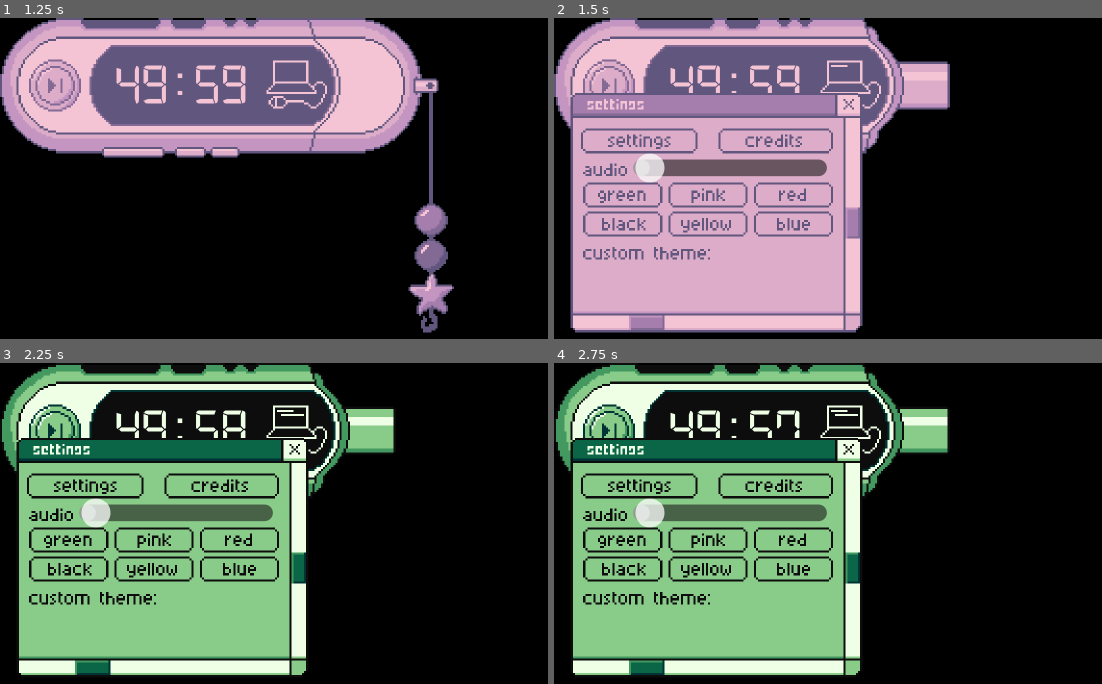
Above: before the commit, frames 1-4 (two rows, left to right).
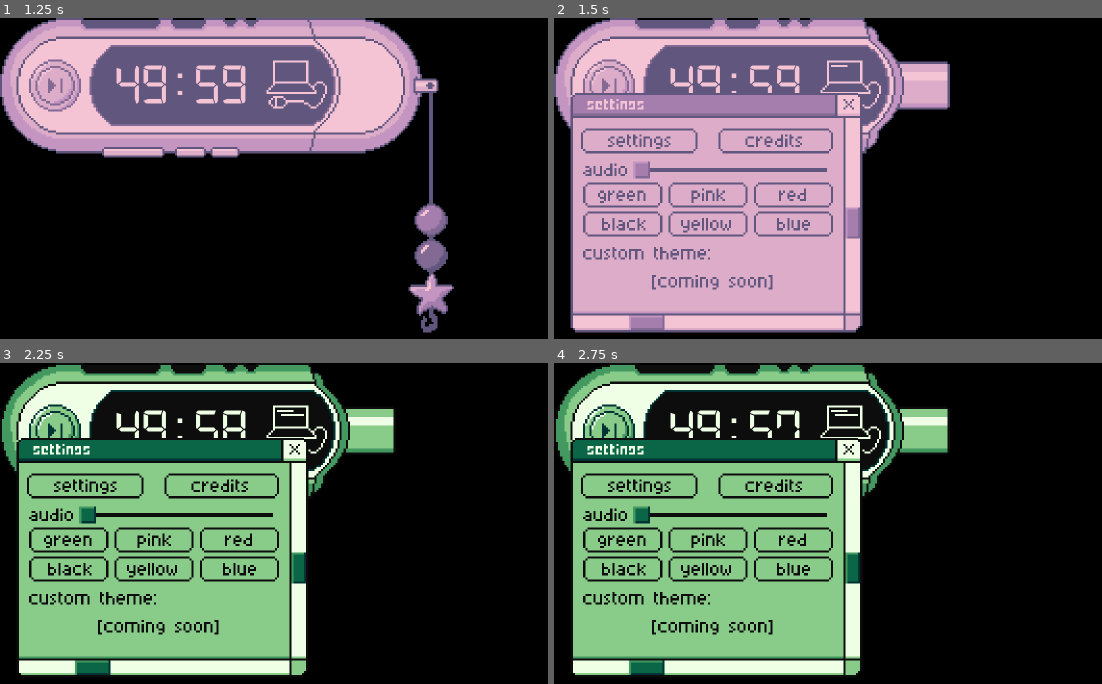
Above: after the commit, the same moments.

Repository: rota-fortunae/mp3-pomodoro
Game: Godot game, scene res://main.tscn
The game is run twice, just before and just after one commit, with the same random seed, the same clock (stepped at 60 frames per second) and the same inputs.
Inputs (mouse positions are in pixels of both pictures, inside the frame that each line leads up to):
- Up to frame 1 (1.25 s): click (54, 85) at 0.5 s
- Up to frame 2 (1.5 s): click (926, 85) at 1.25 s
- Up to frame 3 (2.25 s): click (71, 539) at 2 s
- Up to frame 4 (2.75 s): no input

Frame 1 is identical in both runs. In frame 2, 2.4% of the frame differs, in the area x 14-50%, y 42-85%; in frame 3, 2.4%; in frame 4, 2.4%.

Commit message:
preparing for export~

Diff:
--- a/main.gdshader
+++ b/main.gdshader
@@ -15,7 +15,7 @@
 global uniform vec4 newcolorsix;
 
 void fragment() {
-    vec4 tex_color = texture(TEXTURE, UV);
+    vec4 tex_color = COLOR;
 
     vec4 oldcolors[6] = vec4[](colorone, colortwo, colorthree, colorfour, colorfive, colorsix);
     vec4 newcolors[6] = vec4[](newcolorone, newcolortwo, newcolorthree, newcolorfour, newcolorfive, newcolorsix);
--- a/settings_menu.tscn
+++ b/settings_menu.tscn
@@ -15,8 +15,22 @@
 [ext_resource type="BitMap" uid="uid://csakl3vshxmu8" path="res://assets/exit_alpha.png" id="11_exc7q"]
 [ext_resource type="StyleBox" uid="uid://derieksoqxsca" path="res://assets/transparent_theme.tres" id="13_exc7q"]
 [ext_resource type="Material" uid="uid://dbixbu3rcism1" path="res://universal.tres" id="14_univ"]
+[ext_resource type="Texture2D" uid="uid://4p8636ld16k7" path="res://assets/knob.png" id="16_mwvxn"]
+[ext_resource type="Texture2D" uid="uid://d2u3rchnbqvkc" path="res://assets/comingsoon.png" id="17_0tp7r"]
 
 [sub_resource type="ButtonGroup" id="ButtonGroup_ip871"]
+
+[sub_resource type="StyleBoxFlat" id="StyleBoxFlat_3877l"]
+bg_color = Color(0.64705884, 0.49411765, 0.6784314, 1)
+border_width_top = 1
+border_width_bottom = 1
+border_color = Color(0.38039216, 0.3372549, 0.49019608, 1)
+
+[sub_resource type="StyleBoxFlat" id="StyleBoxFlat_0tp7r"]
+bg_color = Color(0.64705884, 0.49411765, 0.6784314, 1)
+
+[sub_resource type="StyleBoxFlat" id="StyleBoxFlat_i8lcu"]
+bg_color = Color(0.64705884, 0.49411765, 0.6784314, 1)
 
 [node name="SettingsMenu" type="Control" unique_id=534571828]
 material = ExtResource("14_univ")
@@ -166,12 +180,18 @@
 theme_override_styles/focus = ExtResource("13_exc7q")
 
 [node name="audioSlider" type="HSlider" parent="." unique_id=1758624989]
+use_parent_material = true
 layout_mode = 0
 offset_left = 30.0
-offset_top = 28.0
+offset_top = 29.0
 offset_right = 123.0
-offset_bottom = 44.0
-theme = ExtResource("1_8pph3")
+offset_bottom = 45.0
+theme = ExtResource("1_8pph3")
+theme_override_icons/grabber = ExtResource("16_mwvxn")
+theme_override_icons/grabber_highlight = ExtResource("16_mwvxn")
+theme_override_styles/slider = SubResource("StyleBoxFlat_3877l")
+theme_override_styles/grabber_area = SubResource("StyleBoxFlat_0tp7r")
+theme_override_styles/grabber_area_highlight = SubResource("StyleBoxFlat_i8lcu")
 
 [node name="ColorPicker" type="ColorPicker" parent="." unique_id=1413895846]
 visible = false
@@ -181,6 +201,11 @@
 offset_right = 391.0
 offset_bottom = 672.0
 scale = Vector2(0.1, 0.1)
+
+[node name="tempsprite" type="Sprite2D" parent="." unique_id=1680090603]
+use_parent_material = true
+position = Vector2(68, 91)
+texture = ExtResource("17_0tp7r")
 
 [connection signal="pressed" from="creditsButton" to="." method="_on_credits_button_pressed"]
 [connection signal="pressed" from="settingsButton" to="." method="_on_settings_button_pressed"]
Binary file added: assets/comingsoon.png
Not shown, added: assets/comingsoon.png.import
Binary file added: assets/knob.png
Not shown, added: assets/knob.png.import
Not shown, changed: export_presets.cfg
Not shown, added: exports/mp3_pomodoro.apple-touch-icon.png.import
Not shown, added: exports/mp3_pomodoro.icon.png.import
Not shown, added: exports/mp3_pomodoro.png.import
Not shown, changed: .DS_Store
Not shown, added: exports/.DS_Store
Not shown, added: exports/mp3_pomodoro.apple-touch-icon.png
Not shown, added: exports/mp3_pomodoro.audio.position.worklet.js
(and 11 more such lines)
